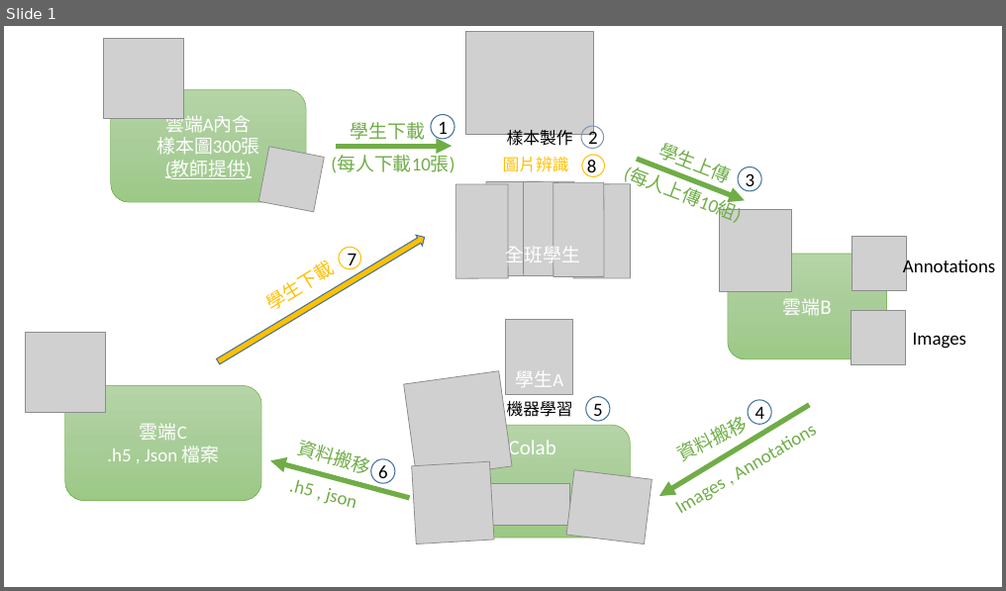
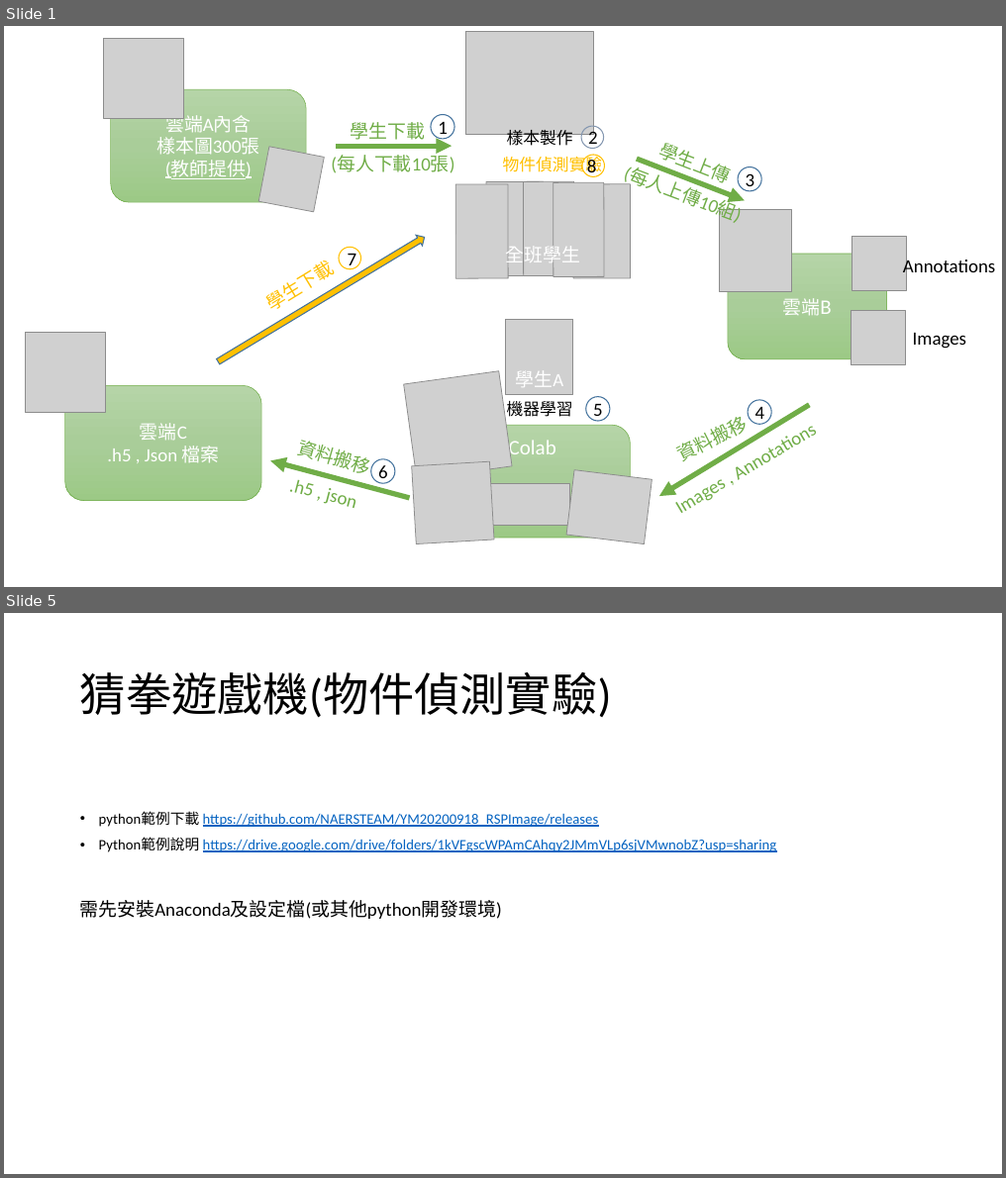
Before and after one commit to NAERSTEAM/EELAB, a slide deck: LAB_20200530_0_HandSignRecognition/process_of_machine_learning_for_LAB20200724_0/process_of_machine_learning_for_LAB20200530(traditional_Chinese).pptx. Shown one above the other, each under a label of ours: slide 1 before the commit, slides 1 and 5 after it; the slides between them are not shown. The pictures are 1006x591 and 1006x1178 pixels, drawn with LibreOffice and Linux fonts; fonts in the diff are those of the drawing; grey boxes stand for pictures. Boxes give left, top, right and bottom in pixels: in the first picture for what was removed or moved away, otherwise in the second. Text is boxed around its words. In the diff, an @@ line names an element or a change of style, - is before the commit and + after.

```diff
--- a/LAB_20200530_0_HandSignRecognition/process_of_machine_learning_for_LAB20200724_0/process_of_machine_learning_for_LAB20200530(traditional_Chinese).pptx
+++ b/LAB_20200530_0_HandSignRecognition/process_of_machine_learning_for_LAB20200724_0/process_of_machine_learning_for_LAB20200530(traditional_Chinese).pptx
@@ slide 5 added at [4, 613, 1002, 1174], background #FFFFFF @@
@@ title added at [80, 672, 612, 718], 44 pt, text #000000 @@
+猜拳遊戲機(物件偵測實驗)
@@ text added at [99, 811, 777, 853], 14 pt, text #0563C1, underline @@
+• python範例下載 https://github.com/NAERSTEAM/YM20200918_RSPImage/releases
+• Python範例說明 https://drive.google.com/drive/folders/1kVFgscWPAmCAhqy2JMmVLp6sjVMwnobZ?usp=sharing
@@ text added at [80, 900, 502, 919], 18 pt, text #000000 @@
+需先安裝Anaconda及設定檔(或其他python開發環境)
@@ slide 1 changed as well @@
@@ text at [503, 154, 602, 175]: text changed @@
-圖片辨識
+物件偵測實驗
```
Also in this commit, not shown: 4 other slides added, 2 slides removed, 4 other files.
